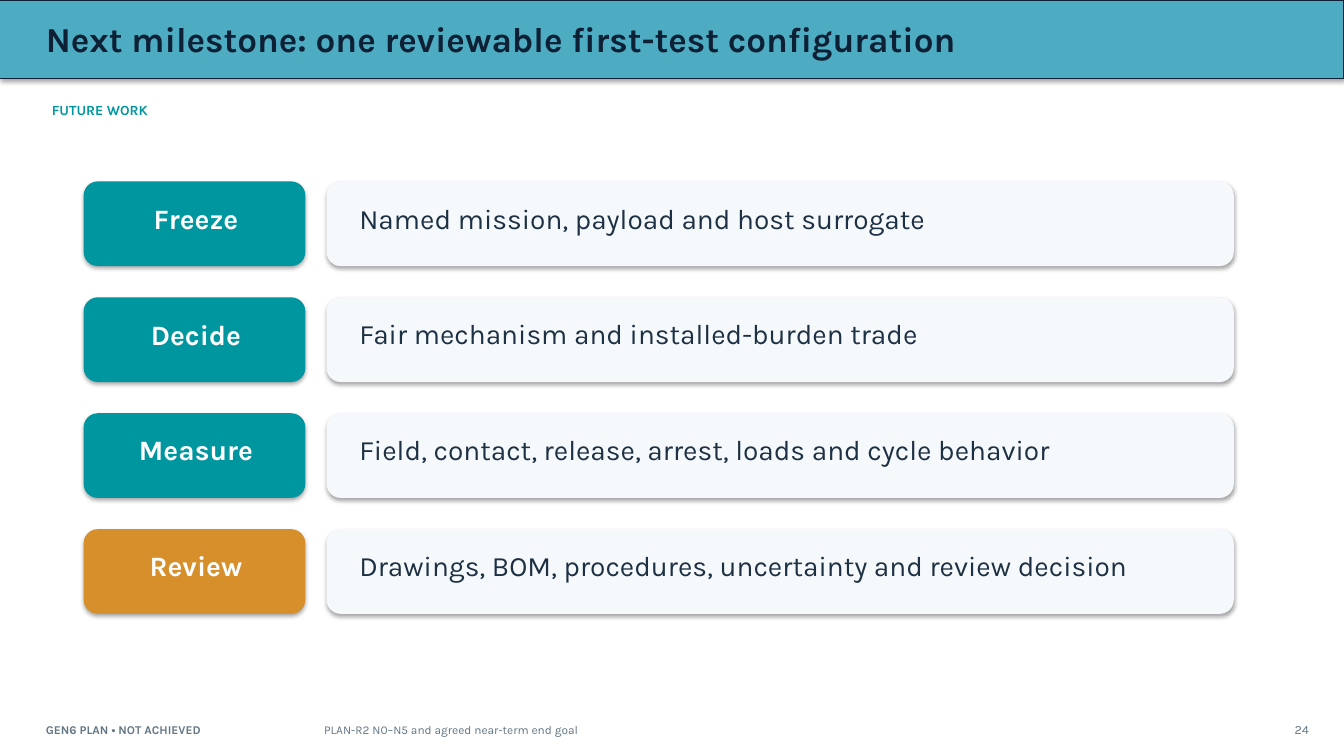
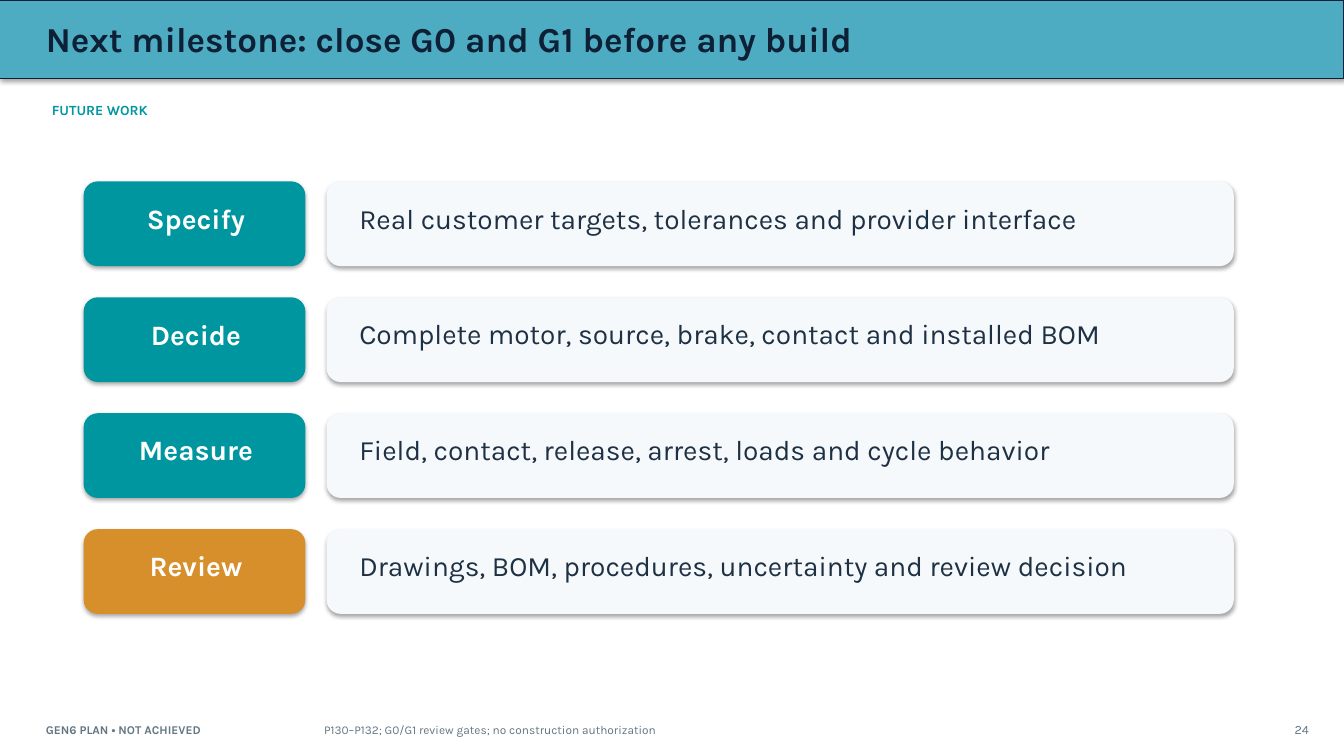
Before and after one commit to aaaaaaaaaaaavm/VOLLEY-thesis, a slide deck: slide 24 of university/final_review_2026_10_10/VOLLEY_Final_Review_2026-10-10.pptx. Drawn at 1344x756 pixels with LibreOffice and Linux fonts; fonts in the diff are those of the drawing. Boxes give left, top, right and bottom in pixels: in the first picture for what was removed or moved away, otherwise in the second. Text is boxed around its words. In the diff, an @@ line names an element or a change of style, - is before the commit and + after.

Commit message:
Release Go 3 academic review report and deck

```diff
--- a/university/final_review_2026_10_10/VOLLEY_Final_Review_2026-10-10.pptx
+++ b/university/final_review_2026_10_10/VOLLEY_Final_Review_2026-10-10.pptx
@@ text at box(46, 27, 852, 61): text changed @@
-Next milestone: one reviewable first-test configuration
+Next milestone: close G0 and G1 before any build
@@ text at box(147, 209, 245, 236): text changed @@
-Freeze
+Specify
@@ text at box(359, 209, 1076, 236): text changed @@
-Named mission, payload and host surrogate
+Real customer targets, tolerances and provider interface
@@ text at box(359, 324, 1100, 351): text changed @@
-Fair mechanism and installed-burden trade
+Complete motor, source, brake, contact and installed BOM
@@ text at box(324, 725, 656, 737): text changed @@
-PLAN-R2 N0–N5 and agreed near-term end goal
+P130–P132; G0/G1 review gates; no construction authorization
```
Also in this commit, not shown: 1 other slide changed, 16 other files.
